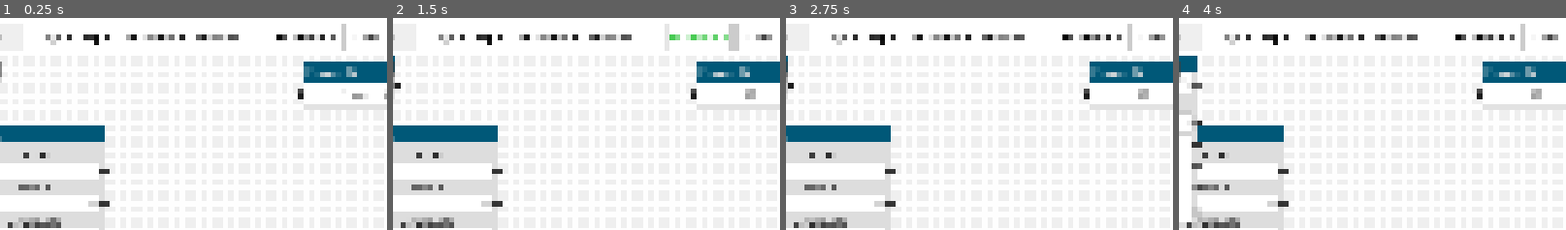
Above: before the commit, frames 1-4 (left to right).
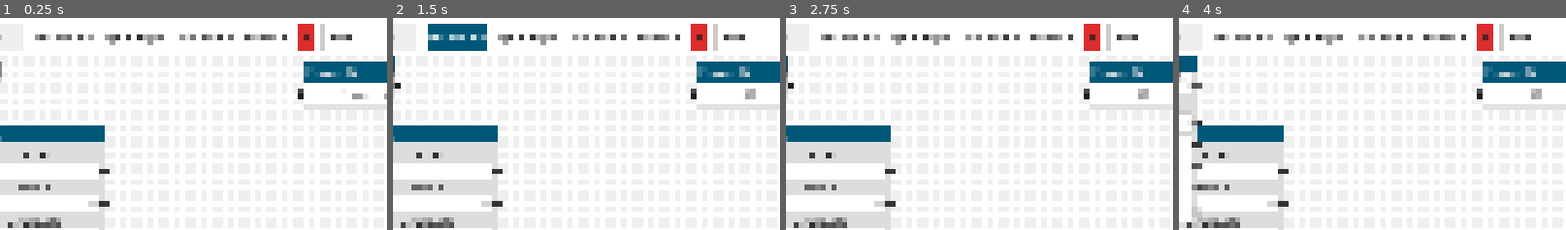
Above: after the commit, the same moments.

Repository: sciple/metadata-app
Game: Godot game, scene res://main.tscn
The game is run twice, just before and just after one commit, with the same random seed, the same clock (stepped at 60 frames per second) and the same inputs.
Inputs (mouse positions are % of the whole screen's width and height, from its top left):
- Up to frame 1 (0.25 s): no input
- Up to frame 2 (1.5 s): click (10, 4) at 0.52 s; type "12" at 0.6 s; click (58, 18) at 0.75 s; type "12" at 0.83 s; click "Operator +" at 1.25 s
- Up to frame 3 (2.75 s): click (6, 16) at 2.02 s; type "Alex" at 2.1 s
- Up to frame 4 (4 s): click "Cage +" at 2.75 s; click (7, 16) at 3.52 s; type "12" at 3.6 s; click (7, 25) at 3.75 s; type "12" at 3.83 s; click (7, 30) at 3.98 s
The pictures show only the part of the screen within x 11-61%, y 0-50%; the shares and areas given below are measured in that part.

The runs differ from the first frame. In frame 1, 2.7% of the frame differs, in the area x 9-98%, y 2-16%; in frame 2, 4.6%; in frame 3, 2.7%; in frame 4, 2.7%.

Commit message:
new button style and new comments box

Diff:
--- a/UI/button.tscn
+++ b/UI/button.tscn
@@ -1,9 +1,20 @@
-[gd_scene format=3 uid="uid://dhysbk4yk0uax"]
+[gd_scene load_steps=3 format=3 uid="uid://dhysbk4yk0uax"]
+
+[sub_resource type="StyleBoxFlat" id="StyleBoxFlat_a03yh"]
+bg_color = Color(1, 1, 1, 1)
+
+[sub_resource type="StyleBoxFlat" id="StyleBoxFlat_o5224"]
+bg_color = Color(0, 0.345098, 0.470588, 1)
+corner_radius_top_left = 2
+corner_radius_top_right = 2
+corner_radius_bottom_right = 2
+corner_radius_bottom_left = 2
 
 [node name="button" type="Button"]
 offset_right = 92.0
 offset_bottom = 23.0
-theme_override_colors/font_color = Color(0, 0, 0, 1)
-theme_override_colors/font_hover_color = Color(0.266667, 0.788235, 0.309804, 1)
+theme_override_colors/font_color = Color(0.133333, 0.133333, 0.133333, 1)
+theme_override_colors/font_hover_color = Color(1, 1, 1, 1)
+theme_override_styles/normal = SubResource("StyleBoxFlat_a03yh")
+theme_override_styles/hover = SubResource("StyleBoxFlat_o5224")
 text = "Button"
-flat = true
--- a/health_plus/health_plus.tscn
+++ b/health_plus/health_plus.tscn
@@ -1,7 +1,21 @@
-[gd_scene load_steps=4 format=3 uid="uid://ql7xn8mjuf5i"]
+[gd_scene load_steps=8 format=3 uid="uid://ql7xn8mjuf5i"]
 
 [ext_resource type="PackedScene" uid="uid://bnr0tg0ideh1y" path="res://node_element/node_element.tscn" id="1_xbn3q"]
 [ext_resource type="PackedScene" uid="uid://b0qq2mo0de8cu" path="res://node_element/option_button.tscn" id="2_au02f"]
+[ext_resource type="PackedScene" uid="uid://2ef7xpk2mjkj" path="res://node_element/comments.tscn" id="3_2gbfq"]
+
+[sub_resource type="StyleBoxFlat" id="StyleBoxFlat_erurg"]
+
+[sub_resource type="StyleBoxFlat" id="StyleBoxFlat_oqd2m"]
+
+[sub_resource type="StyleBoxFlat" id="StyleBoxFlat_svu5e"]
+bg_color = Color(1, 0.184314, 0.25098, 1)
+corner_radius_top_left = 3
+corner_radius_top_right = 3
+corner_radius_bottom_right = 3
+corner_radius_bottom_left = 3
+expand_margin_top = 2.0
+expand_margin_bottom = 2.0
 
 [sub_resource type="GDScript" id="GDScript_03bs6"]
 script/source = "extends Button
@@ -41,6 +55,33 @@
 slot/2/right_color = Color(1, 1, 1, 1)
 slot/2/right_icon = null
 slot/2/draw_stylebox = true
+slot/3/left_enabled = false
+slot/3/left_type = 0
+slot/3/left_color = Color(1, 1, 1, 1)
+slot/3/left_icon = null
+slot/3/right_enabled = false
+slot/3/right_type = 0
+slot/3/right_color = Color(1, 1, 1, 1)
+slot/3/right_icon = null
+slot/3/draw_stylebox = true
+slot/4/left_enabled = false
+slot/4/left_type = 0
+slot/4/left_color = Color(1, 1, 1, 1)
+slot/4/left_icon = null
+slot/4/right_enabled = false
+slot/4/right_type = 0
+slot/4/right_color = Color(1, 1, 1, 1)
+slot/4/right_icon = null
+slot/4/draw_stylebox = true
+slot/5/left_enabled = false
+slot/5/left_type = 0
+slot/5/left_color = Color(1, 1, 1, 1)
+slot/5/left_icon = null
+slot/5/right_enabled = false
+slot/5/right_type = 0
+slot/5/right_color = Color(1, 1, 1, 1)
+slot/5/right_icon = null
+slot/5/draw_stylebox = true
 
 [node name="option_button" parent="." index="1" instance=ExtResource("2_au02f")]
 layout_mode = 2
@@ -48,15 +89,28 @@
 popup/item_1/text = "Low body weight"
 popup/item_1/id = 1
 
-[node name="TextEdit" type="TextEdit" parent="." index="2"]
-custom_minimum_size = Vector2(0, 60)
+[node name="HSeparator3" type="HSeparator" parent="." index="2"]
+custom_minimum_size = Vector2(0, 14)
 layout_mode = 2
-theme_override_colors/background_color = Color(1, 1, 1, 1)
-placeholder_text = "Comments"
+theme_override_styles/separator = SubResource("StyleBoxFlat_erurg")
 
-[node name="mail_button" type="Button" parent="." index="3"]
+[node name="comments" parent="." index="3" instance=ExtResource("3_2gbfq")]
 layout_mode = 2
+
+[node name="HSeparator" type="HSeparator" parent="." index="4"]
+custom_minimum_size = Vector2(0, 14)
+layout_mode = 2
+theme_override_styles/separator = SubResource("StyleBoxFlat_oqd2m")
+
+[node name="mail_button" type="Button" parent="." index="5"]
+layout_mode = 2
+theme_override_styles/normal = SubResource("StyleBoxFlat_svu5e")
 text = "Send e-mail"
 script = SubResource("GDScript_03bs6")
 
+[node name="HSeparator2" type="HSeparator" parent="." index="6"]
+custom_minimum_size = Vector2(0, 14)
+layout_mode = 2
+theme_override_styles/separator = SubResource("StyleBoxFlat_oqd2m")
+
 [connection signal="pressed" from="mail_button" to="mail_button" method="_on_pressed"]
--- a/main.gd
+++ b/main.gd
@@ -31,6 +31,7 @@
 # -------------------- BUTTONS
 func _on_cage_button_pressed():
 	Global.create_node("cage", Global.cage_node, Global.cage_index)
+
 
 func _on_experiment_button_pressed():
 	Global.create_node("experiment",Global.experiment_node, Global.experiment_index)
--- a/main.tscn
+++ b/main.tscn
@@ -12,13 +12,6 @@
 [sub_resource type="StyleBoxFlat" id="StyleBoxFlat_xcq4h"]
 bg_color = Color(1, 1, 1, 1)
 border_width_right = 1
-
-[sub_resource type="StyleBoxFlat" id="StyleBoxFlat_rlvsm"]
-bg_color = Color(0.737028, 0.330899, 0.538815, 1)
-corner_radius_top_left = 3
-corner_radius_top_right = 3
-corner_radius_bottom_right = 3
-corner_radius_bottom_left = 3
 
 [sub_resource type="StyleBoxFlat" id="StyleBoxFlat_kns2f"]
 bg_color = Color(0.862745, 0.172549, 0.176471, 1)
@@ -75,6 +68,10 @@
 layout_mode = 2
 theme_override_styles/separator = SubResource("StyleBoxFlat_xcq4h")
 
+[node name="operator_button" parent="toolbar" instance=ExtResource("2_iovf6")]
+layout_mode = 2
+text = "Operator +"
+
 [node name="cage_button" parent="toolbar" instance=ExtResource("2_iovf6")]
 layout_mode = 2
 text = "Cage +"
@@ -89,17 +86,12 @@
 
 [node name="health_button" parent="toolbar" instance=ExtResource("2_iovf6")]
 layout_mode = 2
-theme_override_styles/normal = SubResource("StyleBoxFlat_rlvsm")
 text = " Health + "
 
 [node name="comment_button" parent="toolbar" instance=ExtResource("2_iovf6")]
 layout_mode = 2
 theme_override_styles/normal = SubResource("StyleBoxFlat_kns2f")
 text = "   !   "
-
-[node name="operator_button" parent="toolbar" instance=ExtResource("2_iovf6")]
-layout_mode = 2
-text = "Operator +"
 
 [node name="VSeparator2" type="VSeparator" parent="toolbar"]
 layout_mode = 2
--- /dev/null
+++ b/node_element/comments.tscn
@@ -0,0 +1,10 @@
+[gd_scene format=3 uid="uid://2ef7xpk2mjkj"]
+
+[node name="comments" type="TextEdit"]
+custom_minimum_size = Vector2(0, 90)
+offset_right = 249.0
+offset_bottom = 129.0
+theme_override_colors/background_color = Color(1, 1, 1, 1)
+theme_override_colors/font_color = Color(0.133333, 0.133333, 0.133333, 1)
+theme_override_colors/font_placeholder_color = Color(0.8, 0.8, 0.8, 1)
+placeholder_text = "Comments"
Not shown: 2 places in main.tscn that only renumber resources
